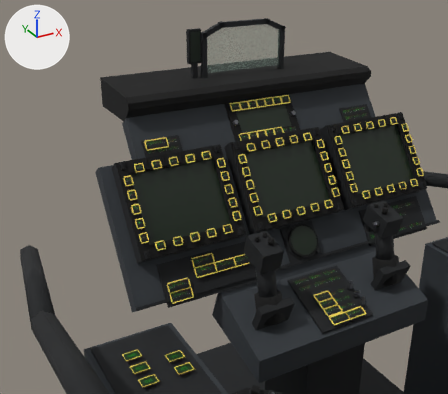
An edit to the glTF model assets/models/cockpit_ah64_cpg.glb, drawn before and after from the same camera.
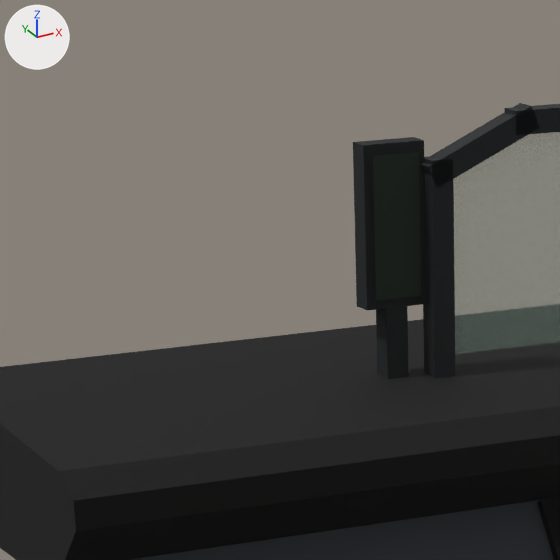
The first picture shows the older version from a 50 mm camera at (-0.674, -0.42, 0.052) aimed at (-0.116, 0.595, -0.456). The close-ups show the older and then the newer version on the part from 25% to 51% of the width and 0% to 29% of the height of that picture. Only the edits that show in the close-ups are written down. Lighting does not change. The marker at upper left points along +X, +Y and +Z. Where no turn or scale is listed for an object, it has been applied to the vertices.

Names of what the first close-up shows: 'approach_70', 'black', 'black.088', 'dark.136', 'dark.137', 'frame', 'frame.001', 'frame.002', 'hud_glass_69', 'panel_grey.001'.
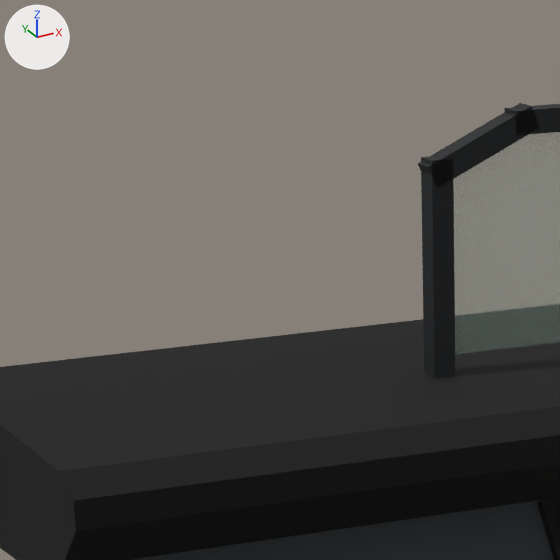
Changed parts and their boxes (x1, y1, x2, y2) in the close-ups (560 x 560 px):
'approach_70', deleted (black): before (373, 152, 421, 300)
'dark.136', deleted (black): before (353, 137, 426, 310)
'dark.137', deleted (black): before (376, 306, 409, 379)

What the commit changed:
Object 'approach_70' (ob_approach_70) is deleted.
Object 'dark.136' (ob_dark_136) is deleted.
Object 'dark.137' (ob_dark_137) is deleted.
